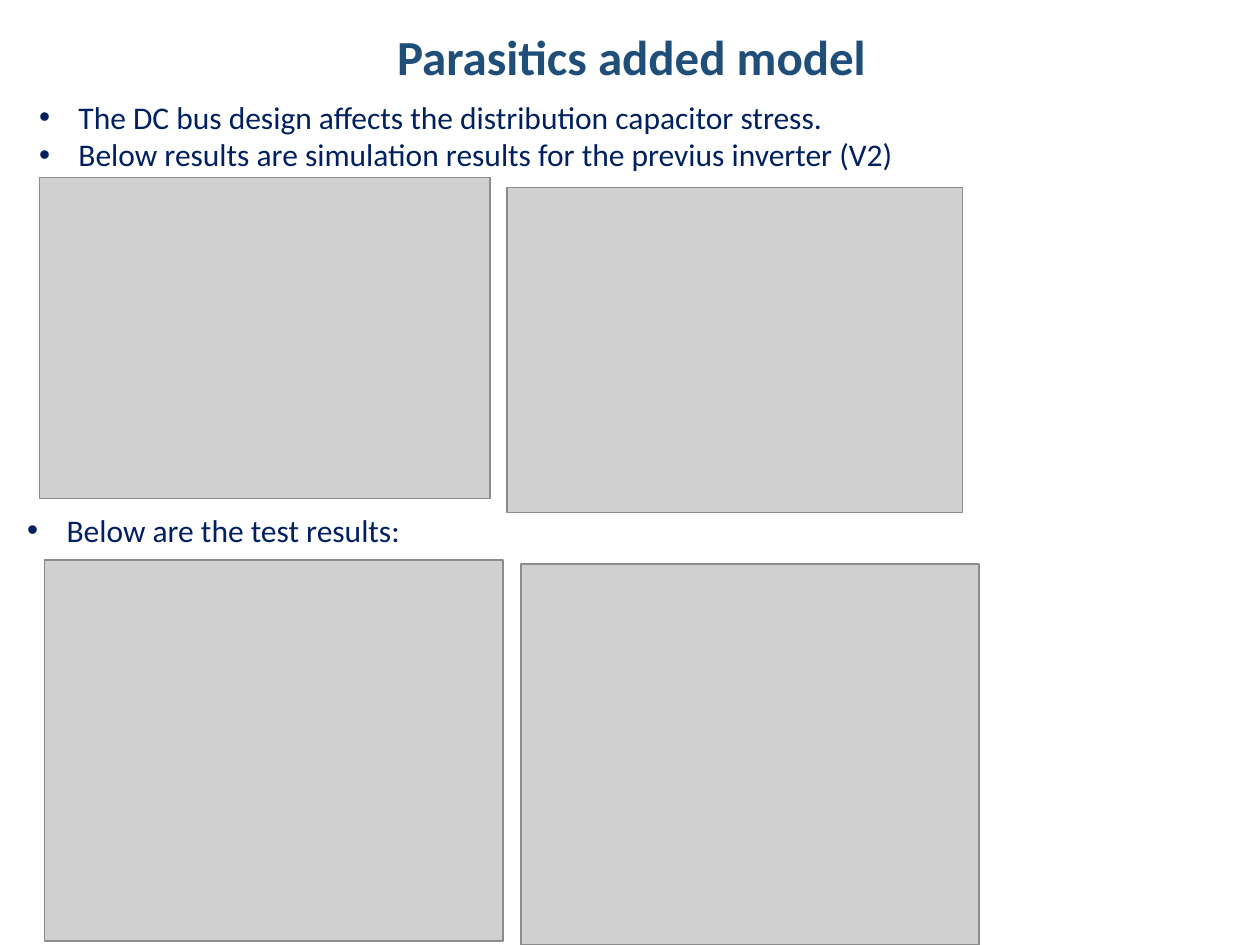
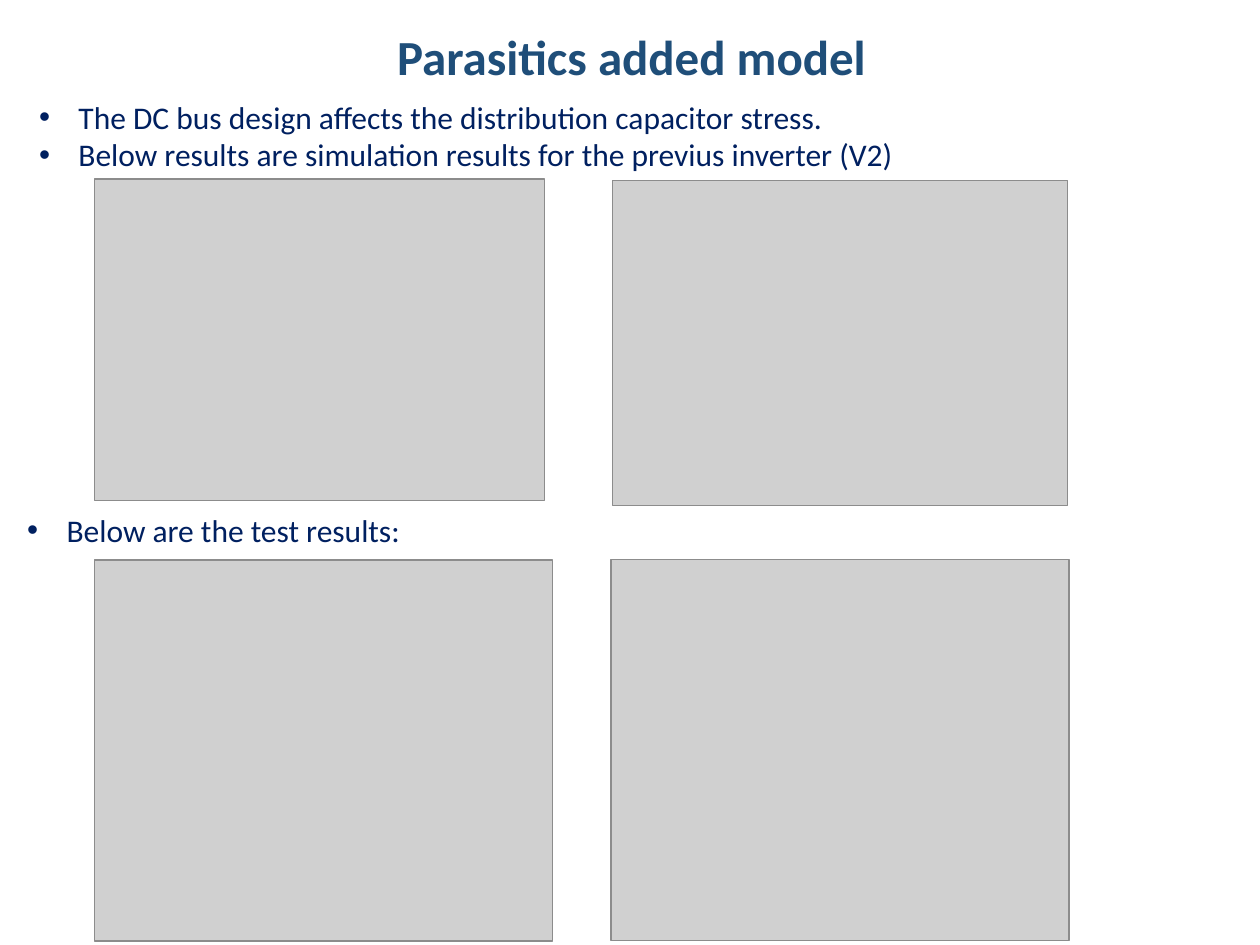
Before and after one commit to hakanpolat/IMMD, a slide deck: slide 13 of Simulation/dcbusmodelwrapup/immd_dcbusmodelwrapup.pptx. Drawn at 1260x945 pixels with LibreOffice and Linux fonts; fonts in the diff are those of the drawing; grey boxes stand for pictures. Boxes give left, top, right and bottom in pixels: in the first picture for what was removed or moved away, otherwise in the second. Text is boxed around its words. In the diff, an @@ line names an element or a change of style, - is before the commit and + after.

```diff
--- a/Simulation/dcbusmodelwrapup/immd_dcbusmodelwrapup.pptx
+++ b/Simulation/dcbusmodelwrapup/immd_dcbusmodelwrapup.pptx
@@ picture: place and size @@
-picture at <box>40,178,490,499</box>
+picture at <box>94,179,544,500</box>
@@ picture: place and size @@
-picture at <box>507,188,961,513</box>
+picture at <box>612,180,1067,505</box>
@@ picture: place and size @@
-picture at <box>44,559,503,940</box>
+picture at <box>94,559,553,940</box>
@@ picture: place and size @@
-picture at <box>520,564,979,945</box>
+picture at <box>611,559,1070,940</box>
```
Also in this commit, not shown: 1 other slide changed, 5 slides added, 1 slide removed, 5 other files.
